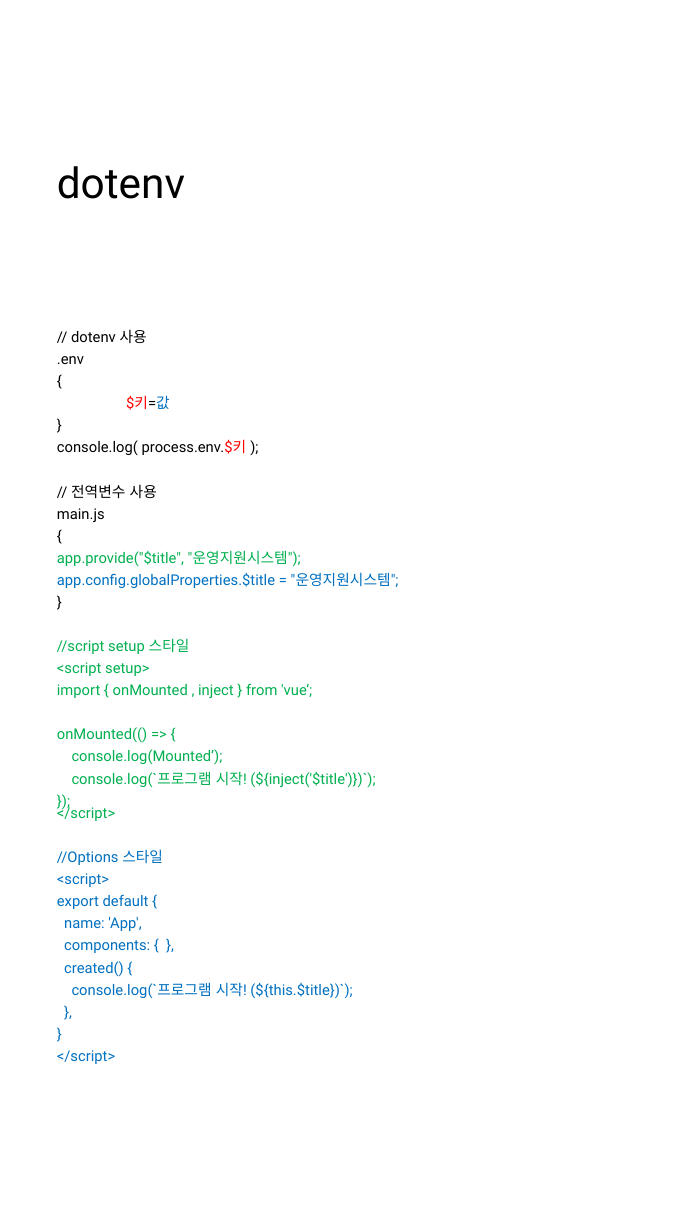
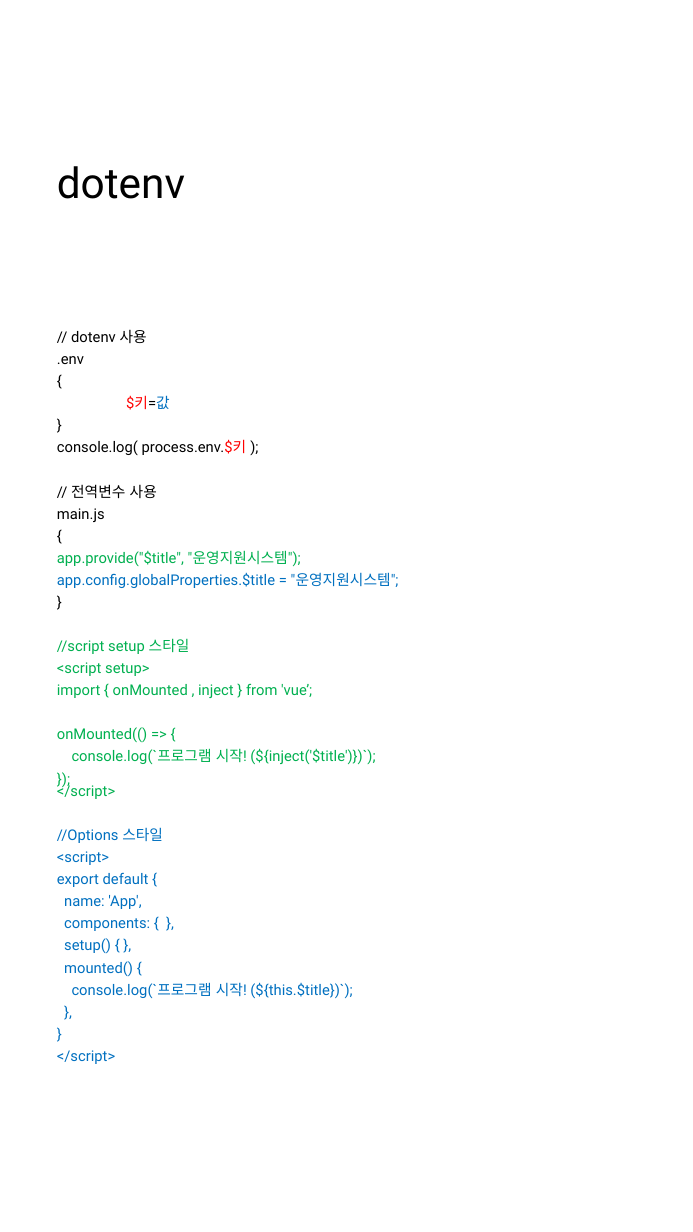
Before and after one commit to 92-seok/wooboWEB-NextJS-migration-, a slide deck: slide 7 of doc/개발환경_설치매뉴얼(Vue.JS).pptx. Drawn at 693x1232 pixels with LibreOffice and Linux fonts; fonts in the diff are those of the drawing. Boxes give left, top, right and bottom in pixels: in the first picture for what was removed or moved away, otherwise in the second. Text is boxed around its words. In the diff, an @@ line names an element or a change of style, - is before the commit and + after.

```diff
--- a/doc/개발환경_설치매뉴얼(Vue.JS).pptx
+++ b/doc/개발환경_설치매뉴얼(Vue.JS).pptx
@@ text at [72, 749, 223, 764]: paragraph removed @@
-console.log(Mounted’);
@@ text at [64, 938, 133, 976]: text changed @@
-created() {
+setup() { },
+mounted() {
```
Also in this commit, not shown: 2 other slides changed, 15 other files.
